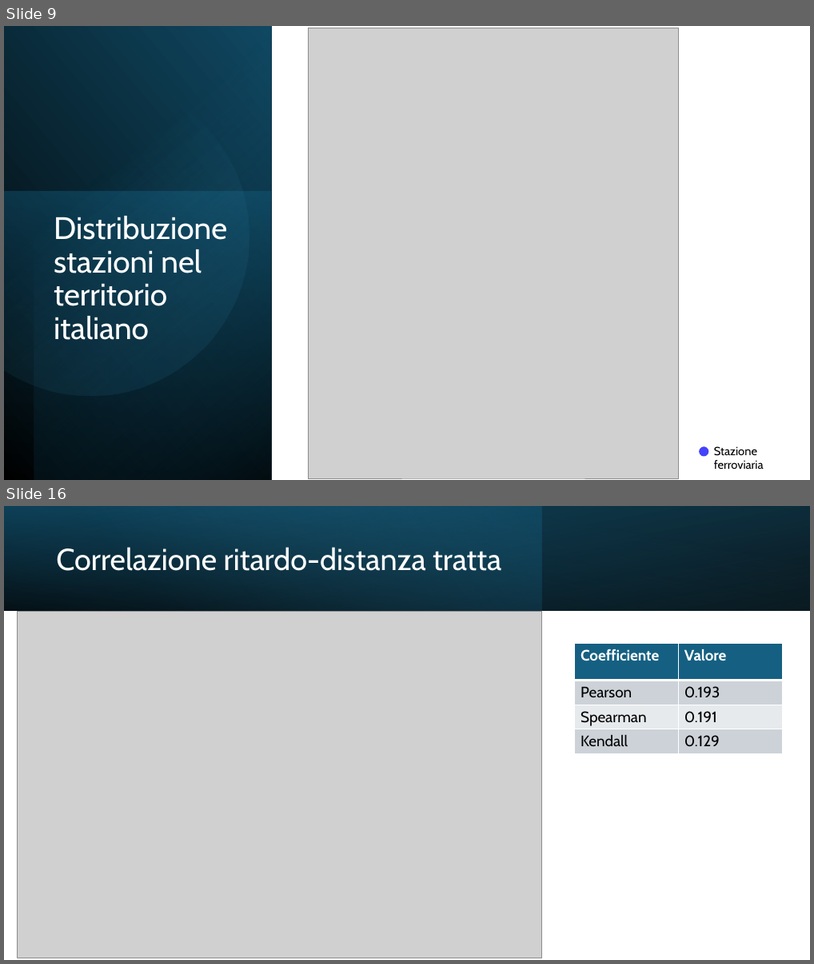
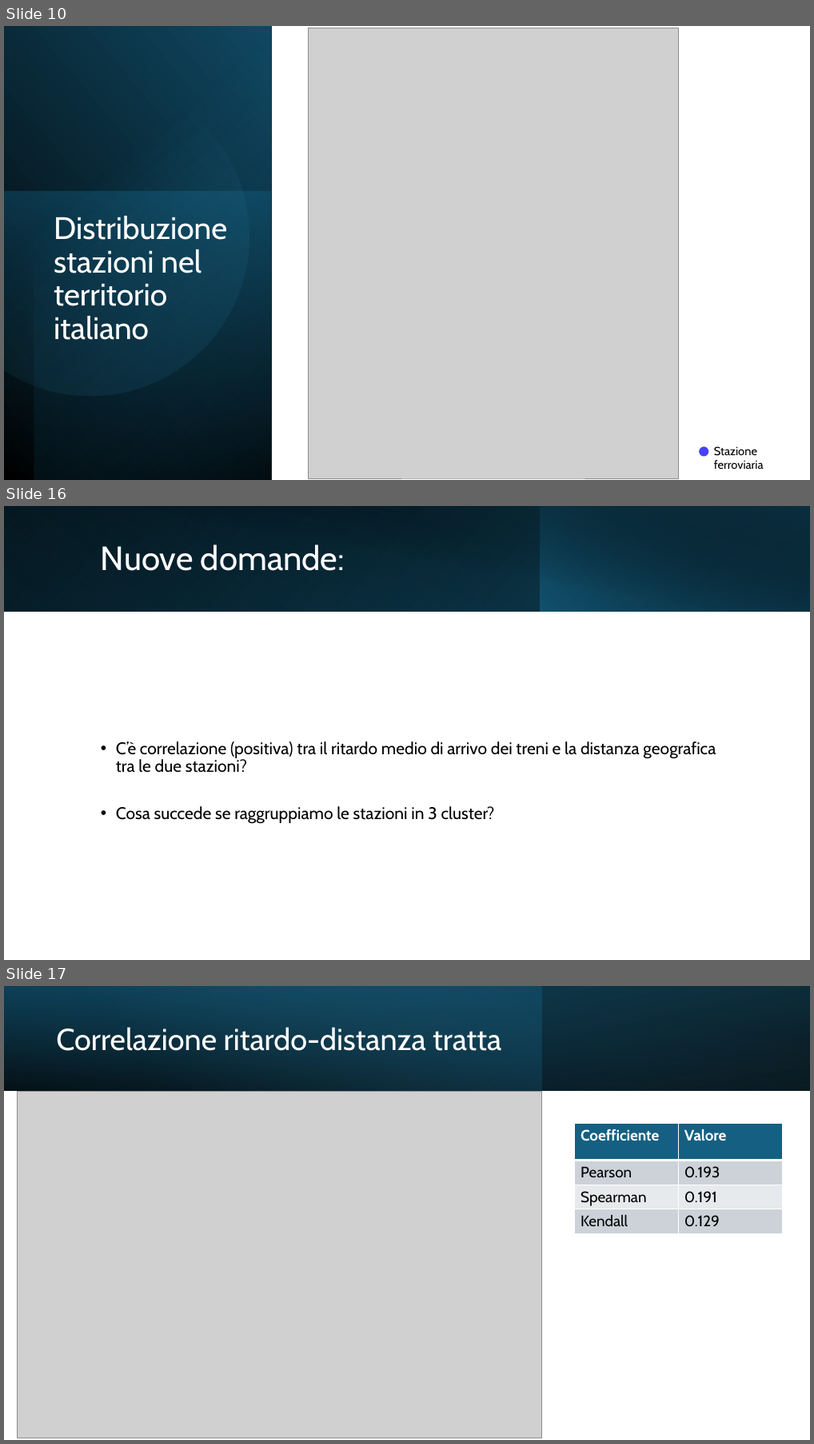
Before and after one commit to AndreaSpolaor/AnalisiTrafficoFerroviario, a slide deck: Analisi del trasporto ferroviario italiano.pptx. Shown one above the other, each under a label of ours: slides 9 and 16 before the commit, slides 10, 16 and 17 after it; the slides between them are not shown. The pictures are 814x964 and 814x1444 pixels, drawn with LibreOffice and Linux fonts; fonts in the diff are those of the drawing; grey boxes stand for pictures. Boxes give left, top, right and bottom in pixels: in the first picture for what was removed or moved away, otherwise in the second. Text is boxed around its words. In the diff, an @@ line names an element or a change of style, - is before the commit and + after.

```diff
--- a/Analisi del trasporto ferroviario italiano.pptx
+++ b/Analisi del trasporto ferroviario italiano.pptx
@@ slide 16 added at (4, 506, 810, 960), background #FFFFFF @@
@@ rectangle added at (4, 506, 810, 612), fill gradient #000000 to #104862 @@
@@ rectangle added at (4, 506, 541, 612), fill gradient #156082 to #0B3041 @@
@@ rectangle added at (34, 506, 810, 612), fill gradient #000000 to #0B3041 @@
@@ rectangle added at (541, 506, 810, 612), fill gradient #156082 to #000000 @@
@@ title added at (101, 544, 345, 571), 40 pt, text #FFFFFF @@
+Nuove domande:
@@ text added at (116, 741, 716, 824), 20 pt, text #000000 @@
+• C’è correlazione (positiva) tra il ritardo medio di arrivo dei treni e la distanza geografica tra le due stazioni?
+• Cosa succede se raggruppiamo le stazioni in 3 cluster?
@@ what was slide 9 is now slide 10 @@
@@ what was slide 16 is now slide 17 @@
```
Also in this commit, not shown: 9 slides changed, 2 other files.
